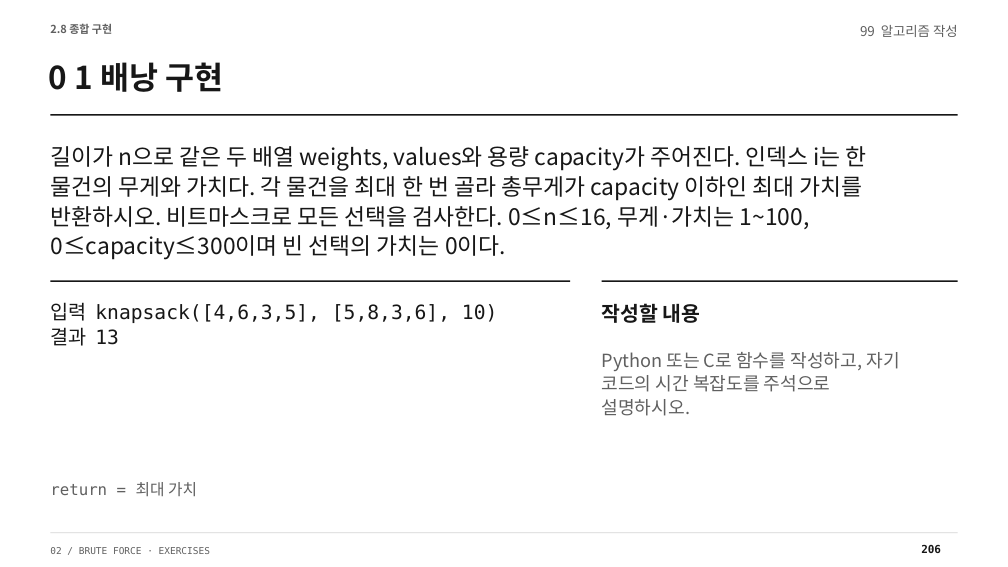
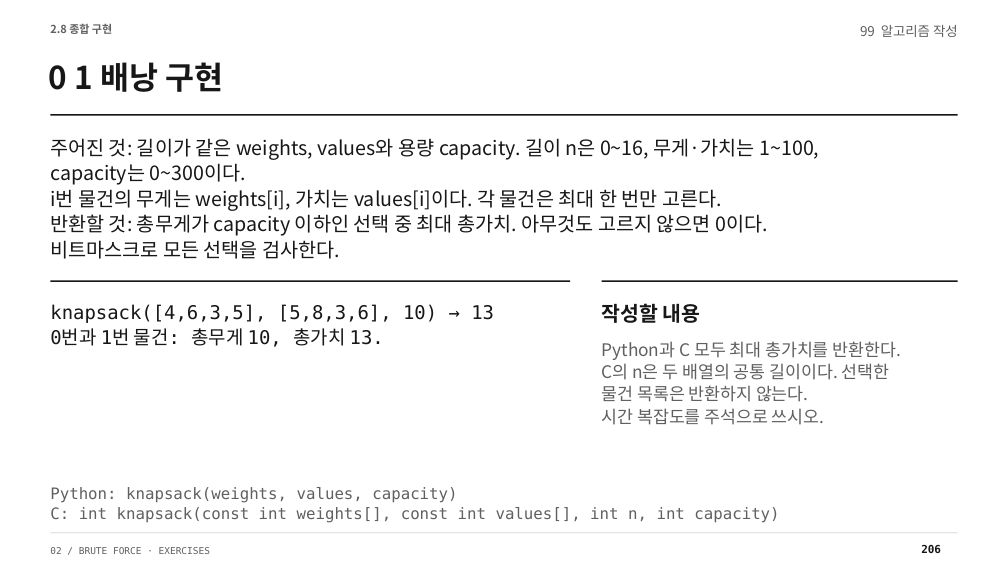
Before and after one commit to Sangdon-Park/Sangdon-Park.github.io, a slide deck: slide 206 of data/알고리즘/2장_연습문제_100문항_알고리즘작성형_수업용.pptx. Drawn at 1008x567 pixels with LibreOffice and Linux fonts; fonts in the diff are those of the drawing. Boxes give left, top, right and bottom in pixels: in the first picture for what was removed or moved away, otherwise in the second. Text is boxed around its words. In the diff, an @@ line names an element or a change of style, - is before the commit and + after.

```diff
--- a/data/알고리즘/2장_연습문제_100문항_알고리즘작성형_수업용.pptx
+++ b/data/알고리즘/2장_연습문제_100문항_알고리즘작성형_수업용.pptx
@@ text at [50,138,819,259]: text changed; size 21.8 to 18.8 pt @@
-길이가 n으로 같은 두 배열 weights, values와 용량 capacity가 주어진다. 인덱스 i는 한
-물건의 무게와 가치다. 각 물건을 최대 한 번 골라 총무게가 capacity 이하인 최대 가치를
-반환하시오. 비트마스크로 모든 선택을 검사한다. 0≤n≤16, 무게·가치는 1~100,
-0≤capacity≤300이며 빈 선택의 가치는 0이다.
+주어진 것: 길이가 같은 weights, values와 용량 capacity. 길이 n은 0~16, 무게·가치는 1~100,
+capacity는 0~300이다.
+i번 물건의 무게는 weights[i], 가치는 values[i]이다. 각 물건은 최대 한 번만 고른다.
+반환할 것: 총무게가 capacity 이하인 선택 중 최대 총가치. 아무것도 고르지 않으면 0이다.
+비트마스크로 모든 선택을 검사한다.
@@ text at [50,304,494,347]: text changed; size 18.8 to 18 pt @@
-입력 knapsack([4,6,3,5], [5,8,3,6], 10)
-결과 13
+knapsack([4,6,3,5], [5,8,3,6], 10) → 13
+0번과 1번 물건: 총무게 10, 총가치 13.
@@ text at [602,341,901,425]: text changed; size 17.2 to 16.5 pt @@
-Python 또는 C로 함수를 작성하고, 자기
-코드의 시간 복잡도를 주석으로
-설명하시오.
+Python과 C 모두 최대 총가치를 반환한다.
+C의 n은 두 배열의 공통 길이이다. 선택한
+물건 목록은 반환하지 않는다.
+시간 복잡도를 주석으로 쓰시오.
@@ text at [50,487,779,523]: text changed @@
-return = 최대 가치
+Python: knapsack(weights, values, capacity)
+C: int knapsack(const int weights[], const int values[], int n, int capacity)
```
Also in this commit, not shown: 70 other slides changed, 24 other files.
